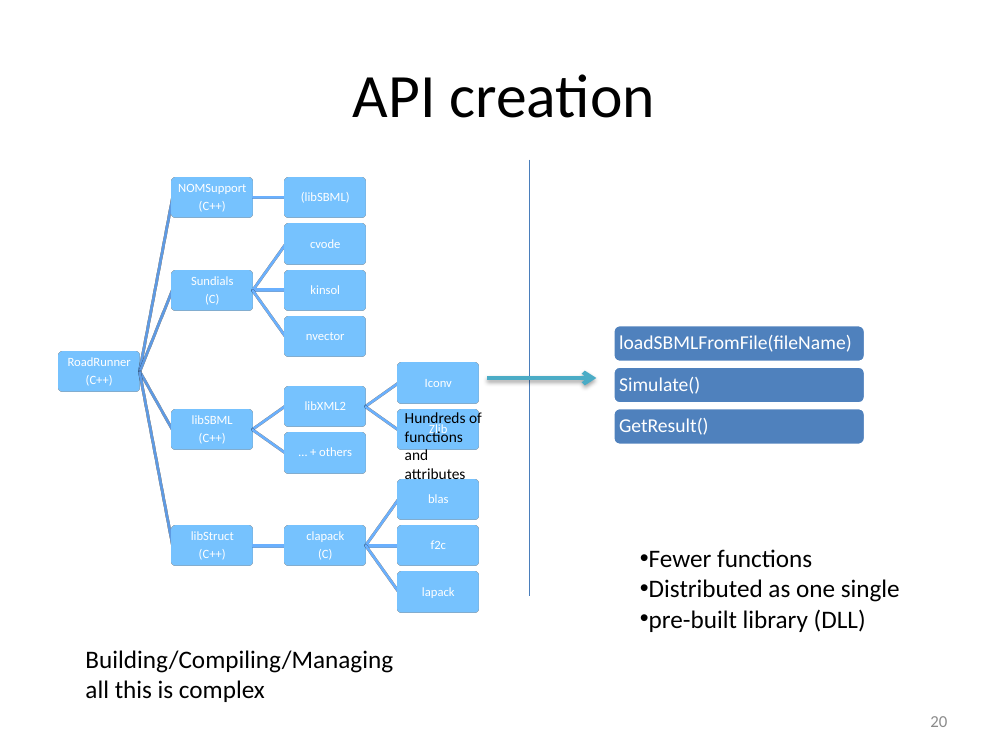
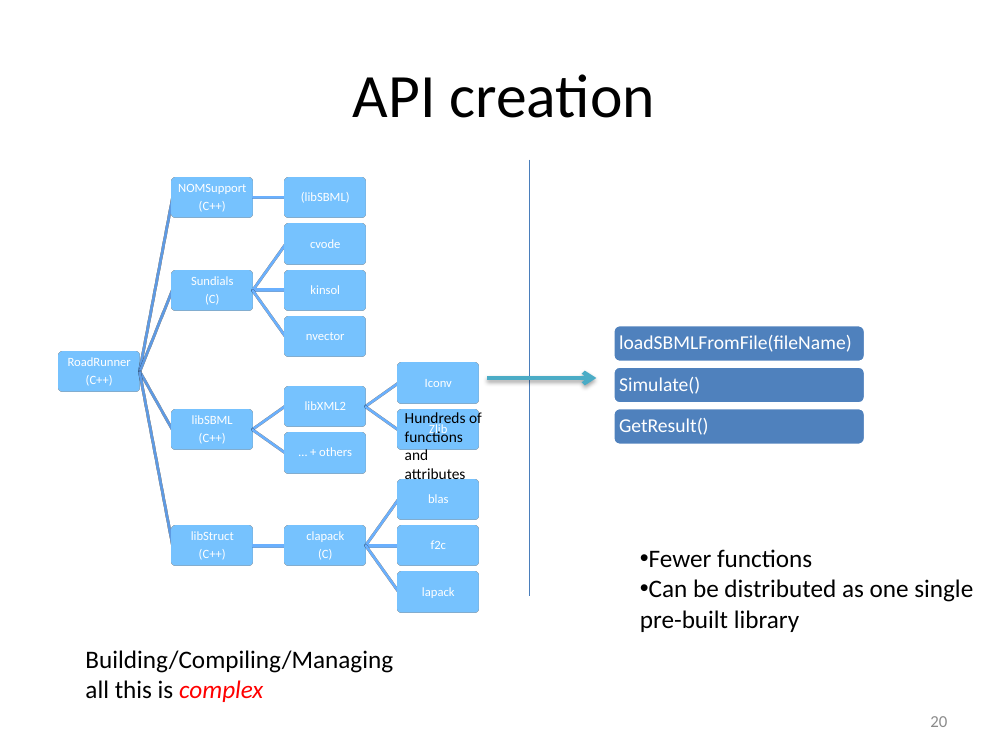
Before and after one commit to gregmedlock/roadrunnerwork, a slide deck: slide 20 of trunk/Docs/RoadRunnerPPT.pptx. Drawn at 1008x756 pixels with LibreOffice and Linux fonts; fonts in the diff are those of the drawing. Boxes give left, top, right and bottom in pixels: in the first picture for what was removed or moved away, otherwise in the second. Text is boxed around its words. In the diff, an @@ line names an element or a change of style, - is before the commit and + after.

```diff
--- a/trunk/Docs/RoadRunnerPPT.pptx
+++ b/trunk/Docs/RoadRunnerPPT.pptx
@@ text at box(640, 579, 973, 632): text changed @@
-• Distributed as one single
-• pre-built library (DLL)
+• Can be distributed as one single
+pre-built library
@@ text at box(85, 680, 263, 702): text colour #000000 to #FF0000, italic on in "complex" @@
```
Also in this commit, not shown: 15 other slides changed, 1 other file.
